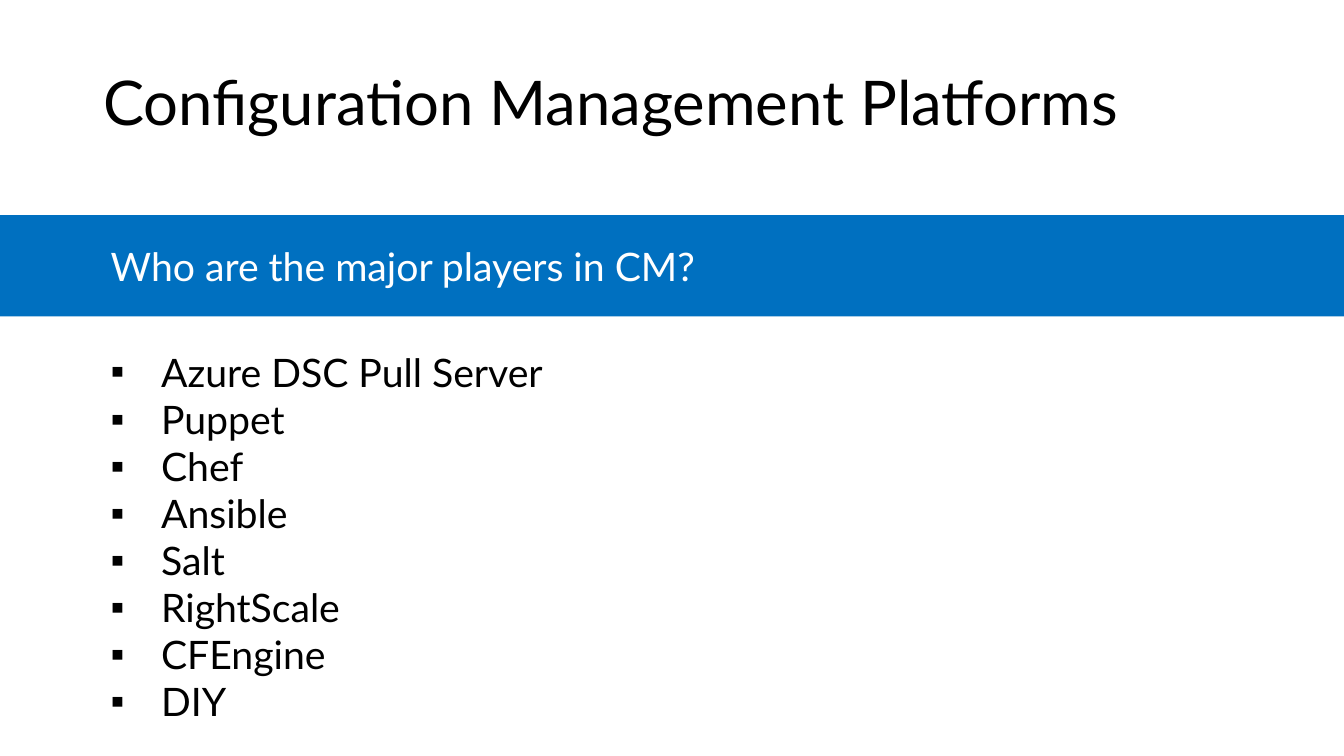
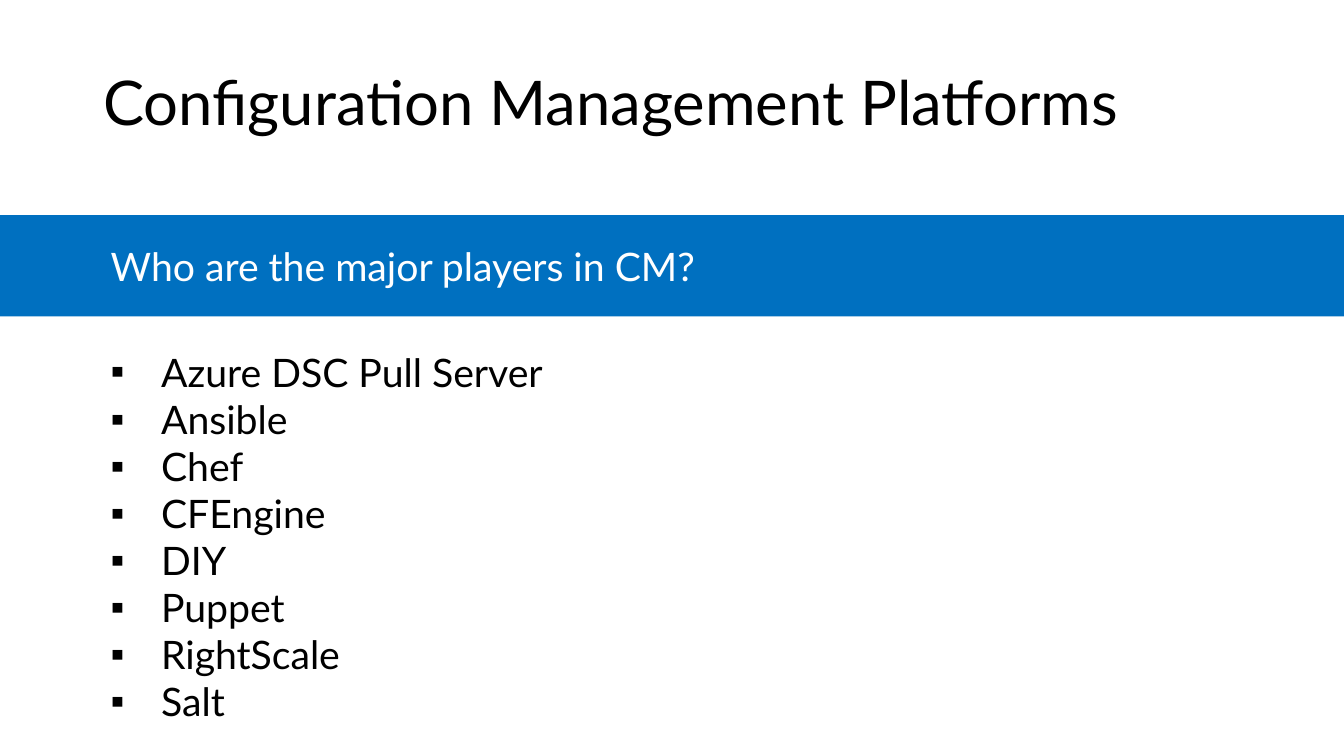
Before and after one commit to microsoft/AcademicContent, a slide deck: slide 17 of Complimentary Course Content/Module7/Lessons/Module7_Lesson2 Configuration Management.pptx. Drawn at 1344x756 pixels with LibreOffice and Linux fonts; fonts in the diff are those of the drawing. Boxes give left, top, right and bottom in pixels: in the first picture for what was removed or moved away, otherwise in the second. Text is boxed around its words. In the diff, an @@ line names an element or a change of style, - is before the commit and + after.

```diff
--- a/Complimentary Course Content/Module7/Lessons/Module7_Lesson2 Configuration Management.pptx
+++ b/Complimentary Course Content/Module7/Lessons/Module7_Lesson2 Configuration Management.pptx
@@ text at (161, 405, 287, 435): text changed @@
-    ▪ Puppet
+    ▪ Ansible
@@ text at (161, 499, 340, 629): paragraphs removed @@
-    ▪ Ansible
-    ▪ Salt
-    ▪ RightScale
@@ text at (161, 594, 340, 717): paragraphs added @@
+    ▪ Puppet
+    ▪ RightScale
+    ▪ Salt
```
Also in this commit, not shown: 2 other slides changed, 1 other file.
